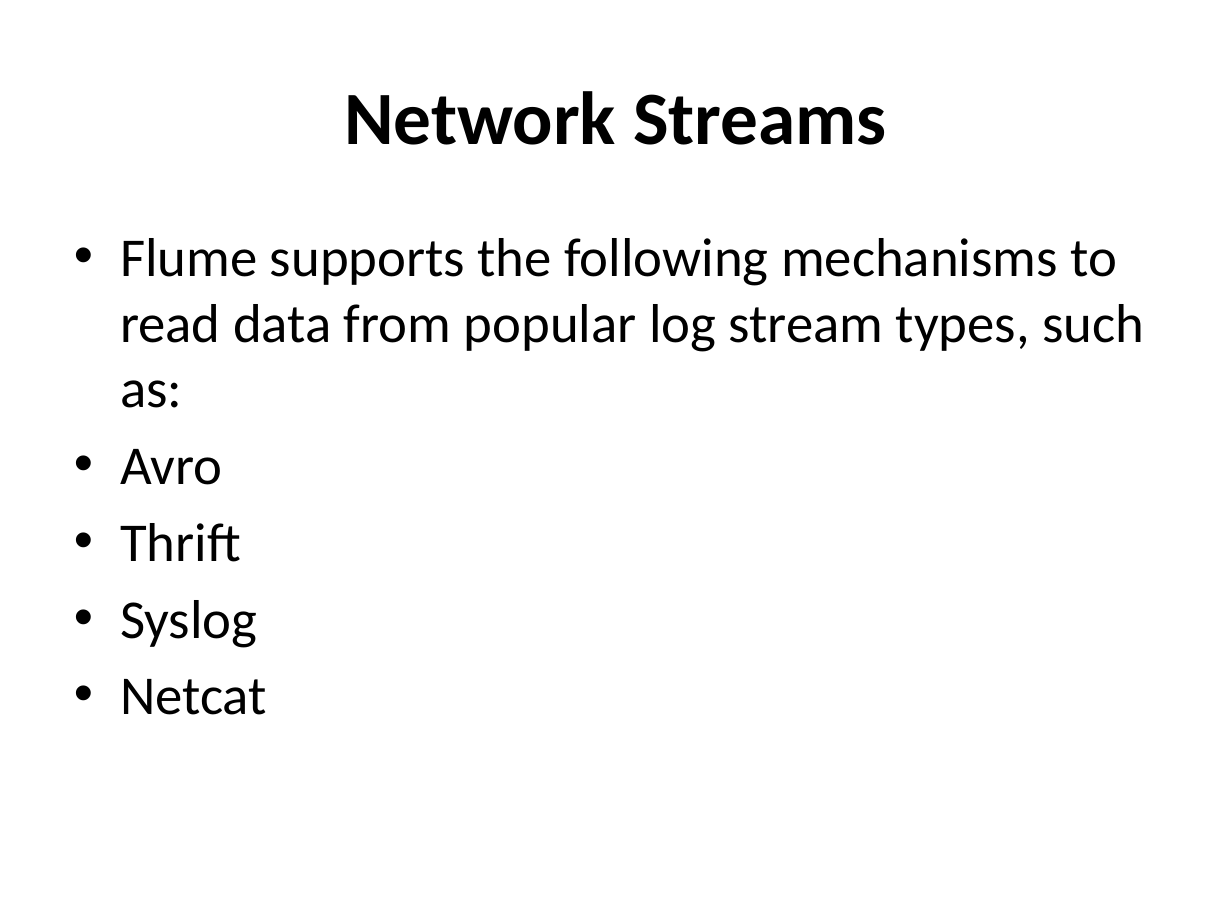
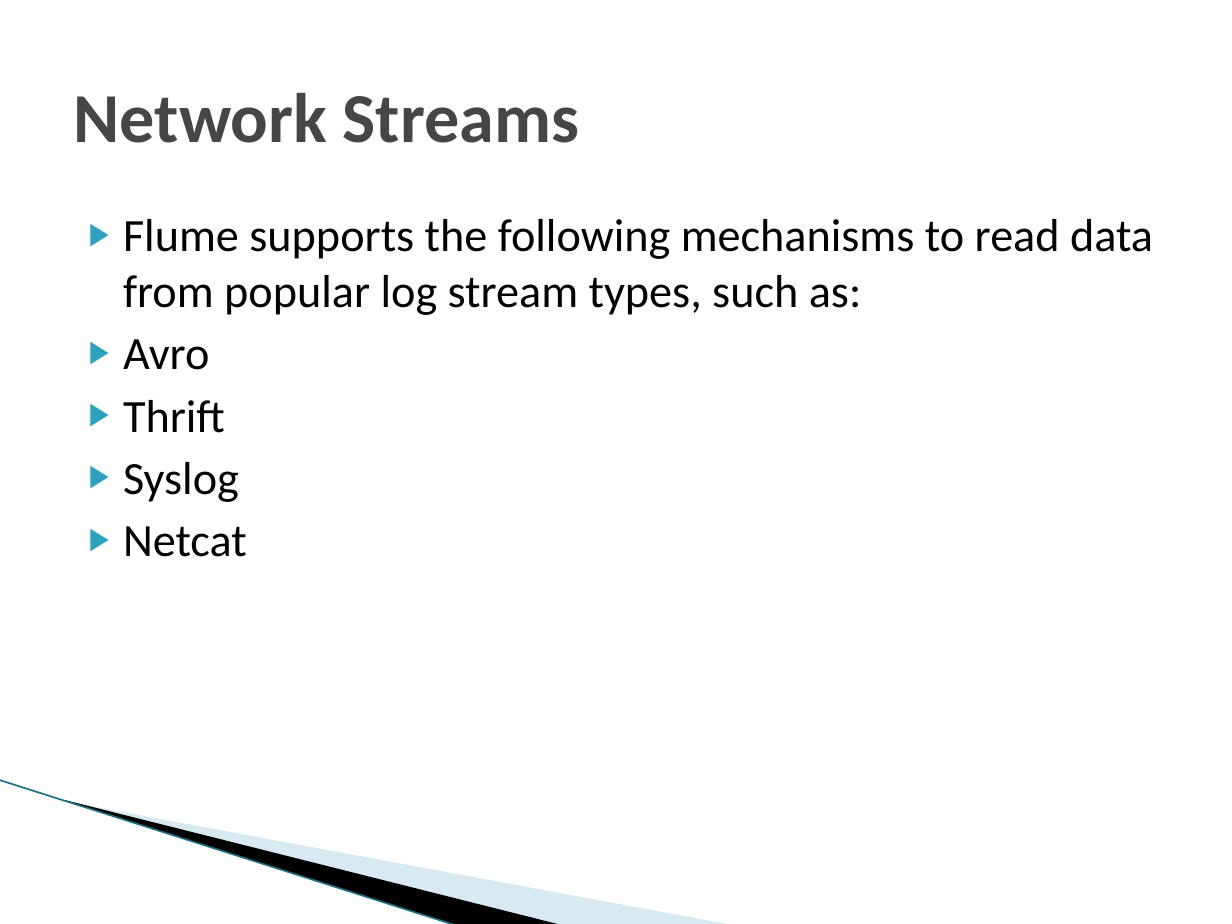
Before and after one commit to vinilkumar/CS5590VC, a slide deck: slide 7 of Midterm files/Apache Flume.pptx (slide 6 before the commit). Drawn at 1232x924 pixels with LibreOffice and Linux fonts; fonts in the diff are those of the drawing; background and template pictures are left out. Boxes give left, top, right and bottom in pixels: in the first picture for what was removed or moved away, otherwise in the second. Text is boxed around its words. In the diff, an @@ line names an element or a change of style, - is before the commit and + after.

```diff
--- a/Midterm files/Apache Flume.pptx
+++ b/Midterm files/Apache Flume.pptx
@@ title "Network Streams" at (74, 93, 579, 143): size 44 to 41 pt, text colour #000000 to #464646; alignment centre to left @@
@@ text "Flume supports the following mechanisms ...": place and size @@
-text "Flume supports the following mechanisms ..." at (120, 238, 1144, 715)
+text "Flume supports the following mechanisms ..." at (123, 219, 1153, 557)
@@ text "Flume supports the following mechanisms ..." at (123, 219, 1153, 557): size 32 to 27 pt; bullet • to ▶; less space between paragraphs @@
@@ line added from (0, 780) to (457, 924), #97C5D8 0.95 pt @@
@@ freeform shape added at (65, 800, 563, 924), fill #000000 @@
@@ freeform shape added at (68, 801, 733, 924), fill #A0CBDC at 40% opacity @@
```
Also in this commit, not shown: 10 other slides changed, 3 slides added.
